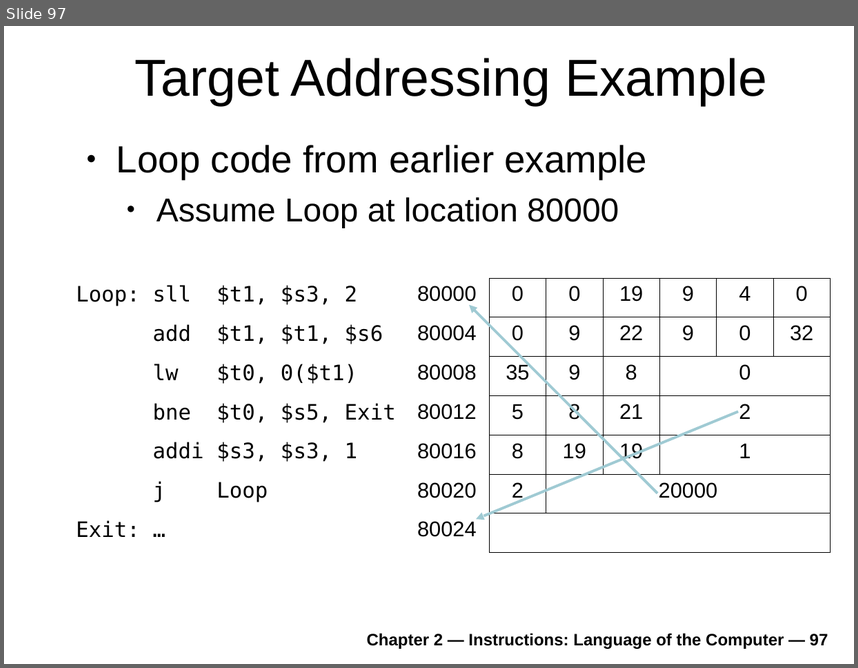
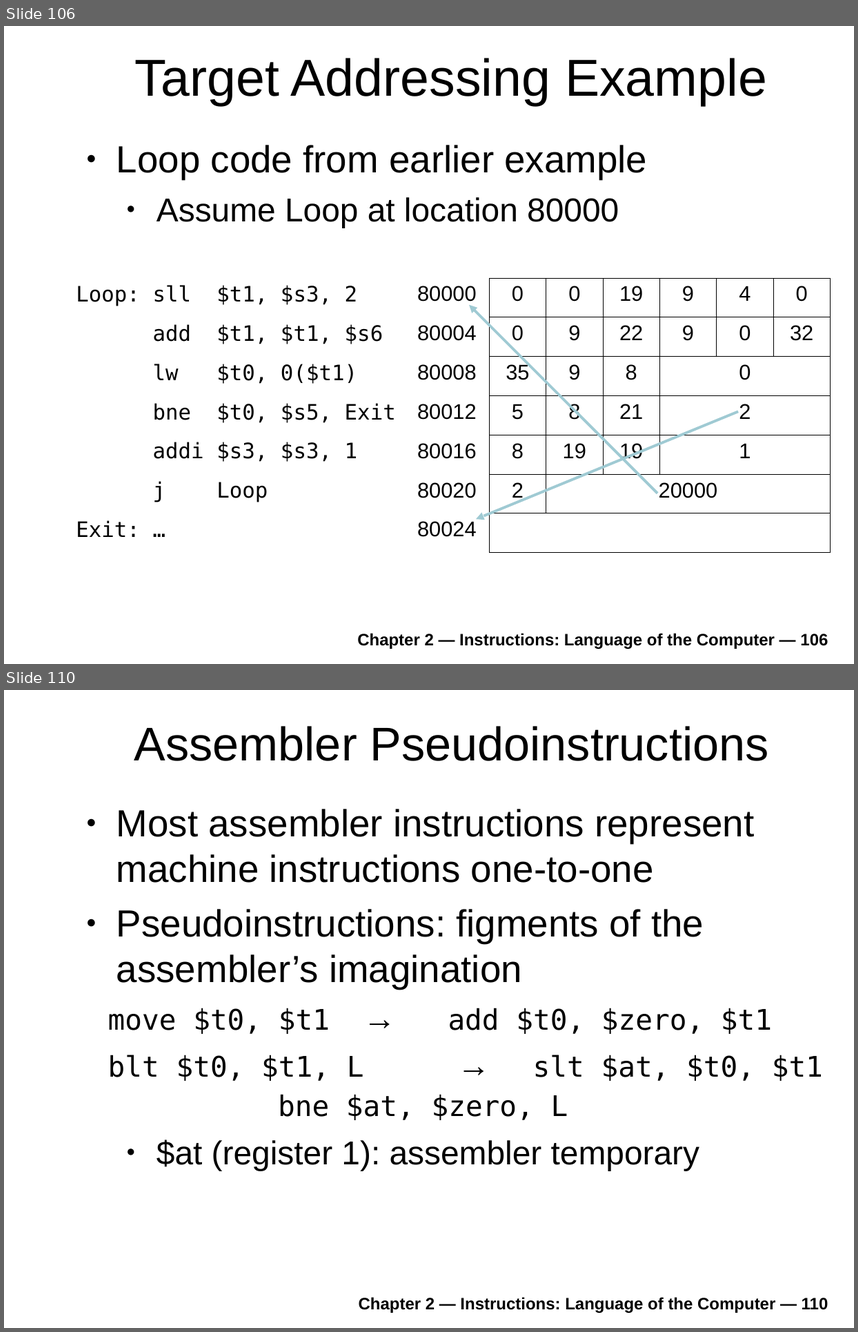
Before and after one commit to antonburtsev/cs3810, a slide deck: lectures/lecture04-mips/lecture-04-mips.odp. Shown one above the other, each under a label of ours: slide 97 before the commit, slides 106 and 110 after it; the slides between them are not shown. The pictures are 858x668 and 858x1332 pixels, drawn with LibreOffice and Linux fonts; fonts in the diff are those of the drawing. Boxes give left, top, right and bottom in pixels: in the first picture for what was removed or moved away, otherwise in the second. Text is boxed around its words. In the diff, an @@ line names an element or a change of style, - is before the commit and + after.

```diff
--- a/lectures/lecture04-mips/lecture-04-mips.odp
+++ b/lectures/lecture04-mips/lecture-04-mips.odp
@@ slide 110 added at box(4, 690, 854, 1328), background #FFFFFF @@
@@ title added at box(134, 726, 769, 761), 40 pt, text #000000 @@
+Assembler Pseudoinstructions
@@ text added at box(108, 809, 823, 1170), 32 pt, text #000000 @@
+● Most assembler instructions represent machine instructions one-to-one
+● Pseudoinstructions: figments of the assembler’s imagination
+move $t0, $t1 → add $t0, $zero, $t1
+blt $t0, $t1, L → slt $at, $t0, $t1
+bne $at, $zero, L
+  ● $at (register 1): assembler temporary
@@ text added at box(359, 1297, 829, 1312), 14 pt, text #000000, bold @@
+Chapter 2 — Instructions: Language of the Computer — 110
@@ what was slide 97 is now slide 106 @@
@@ text at box(357, 633, 828, 648): text changed @@
-Chapter 2 — Instructions: Language of the Computer — 97
+Chapter 2 — Instructions: Language of the Computer — 106
```
Also in this commit, not shown: 1 slide changed, 28 other slides added, 1 slide removed, 1 other file.
